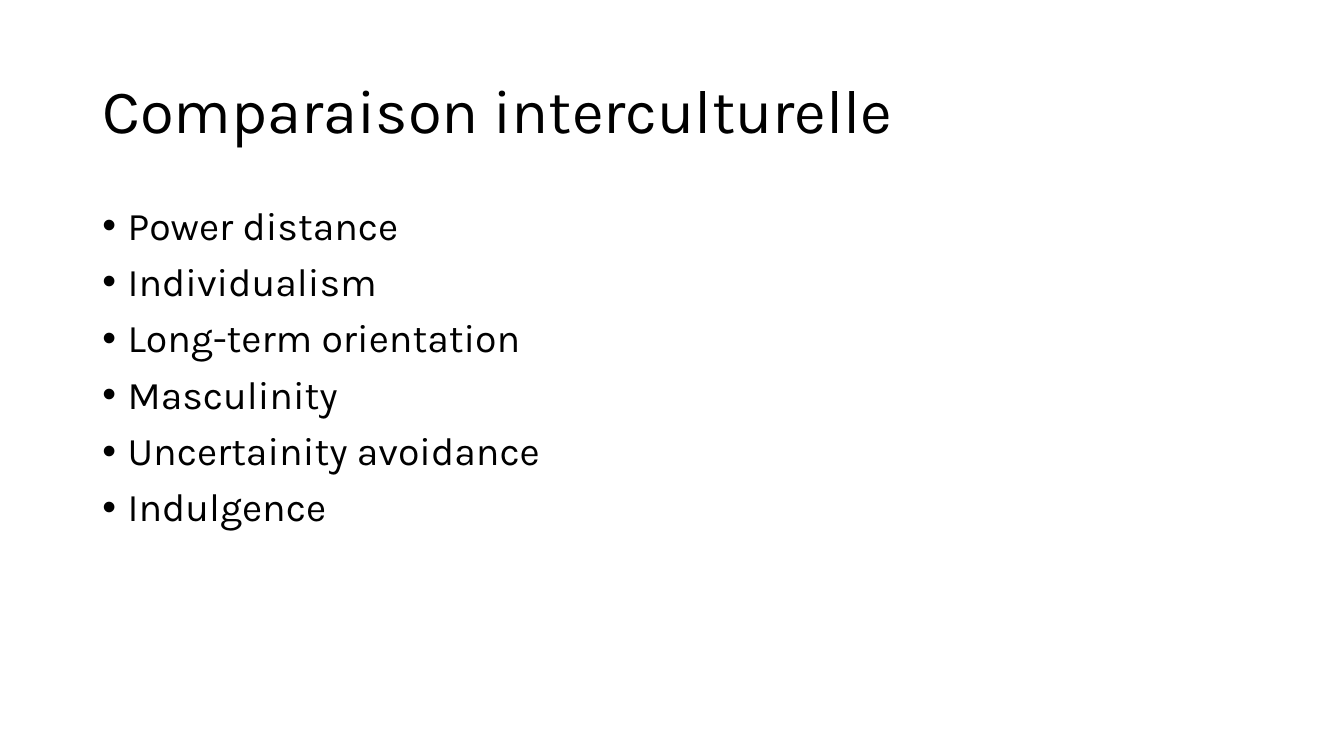
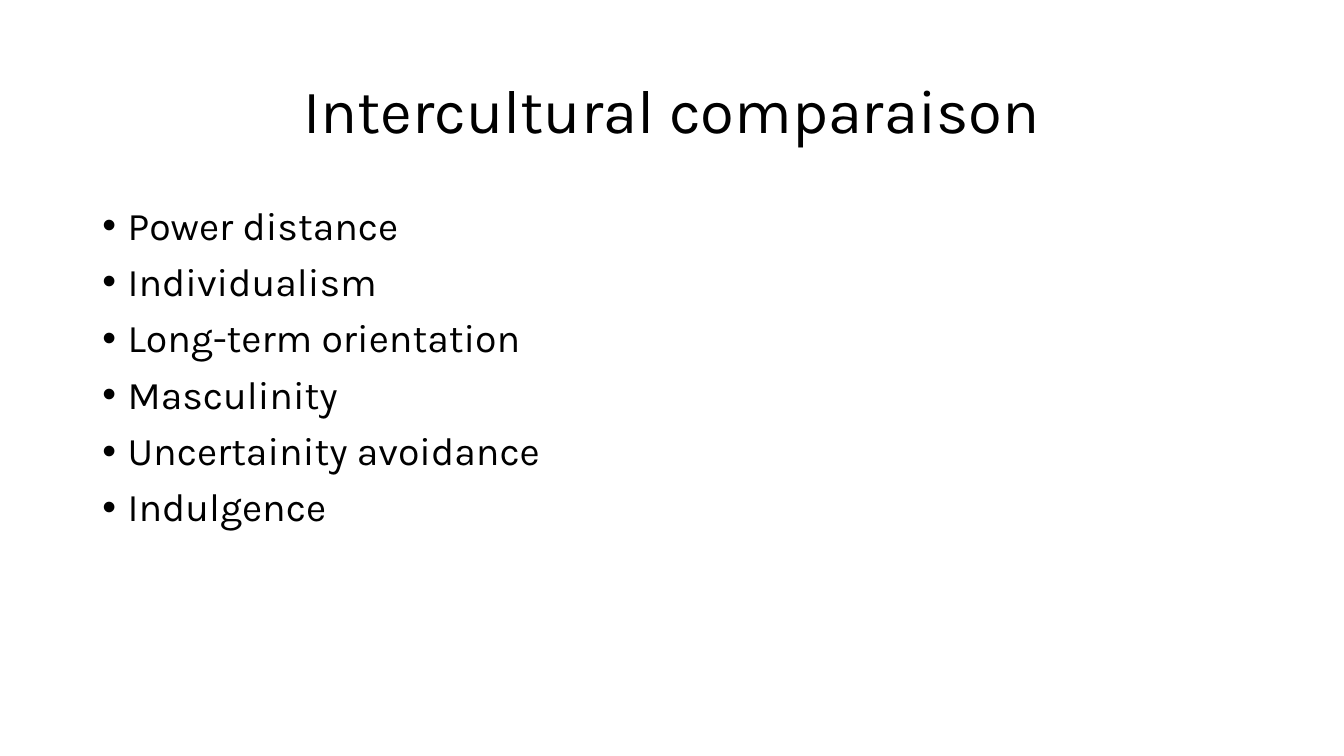
Before and after one commit to Scortail/AnglaisAd, a slide deck: slide 5 of slides.pptx (slide 8 before the commit). Drawn at 1344x756 pixels with LibreOffice and Linux fonts; fonts in the diff are those of the drawing. Boxes give left, top, right and bottom in pixels: in the first picture for what was removed or moved away, otherwise in the second. Text is boxed around its words. In the diff, an @@ line names an element or a change of style, - is before the commit and + after.

```diff
--- a/slides.pptx
+++ b/slides.pptx
@@ title at [303,90,1039,148]: text changed @@
-Comparaison interculturelle
+Intercultural comparaison
```
Also in this commit, not shown: 2 other slides changed, 1 slide added, 5 slides removed, 2 other files.
